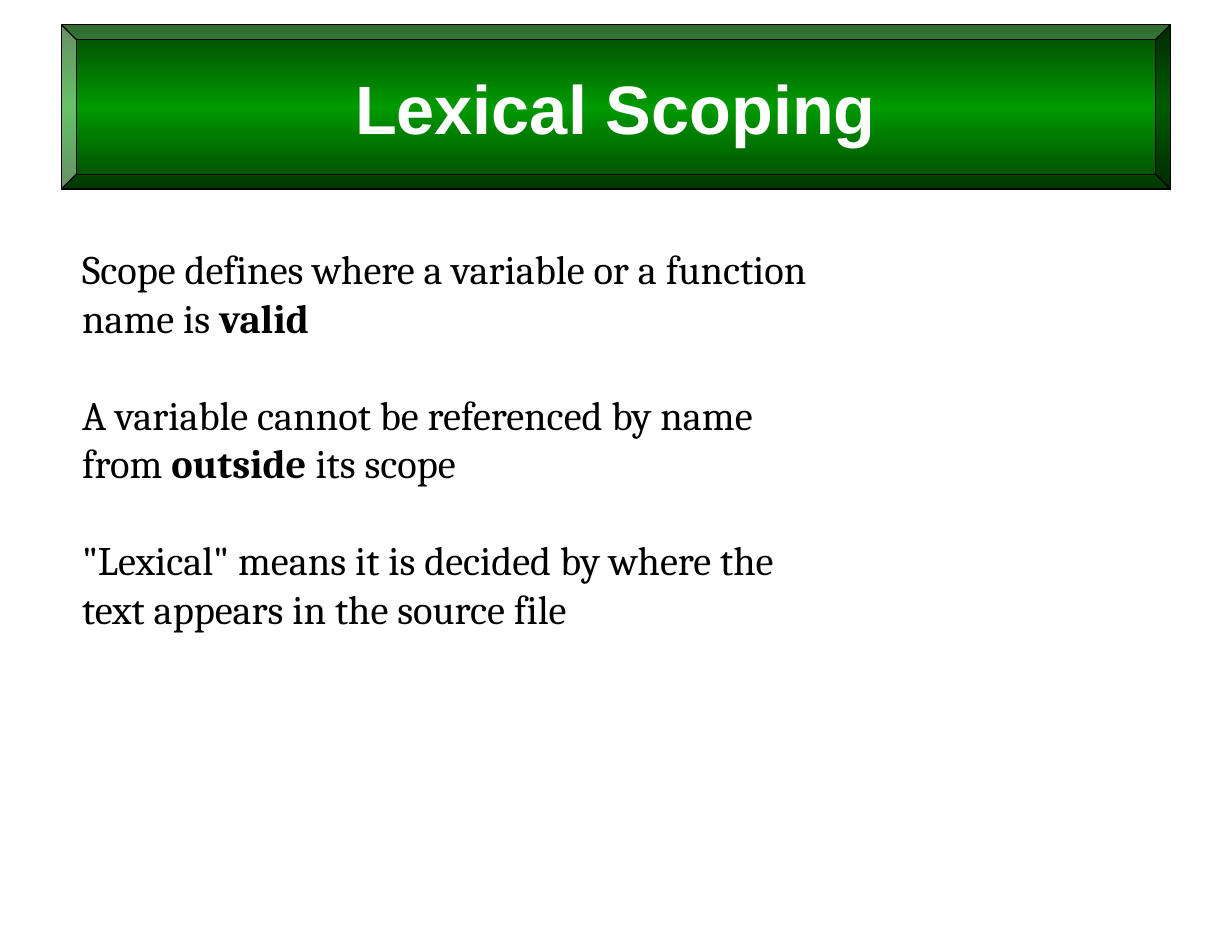
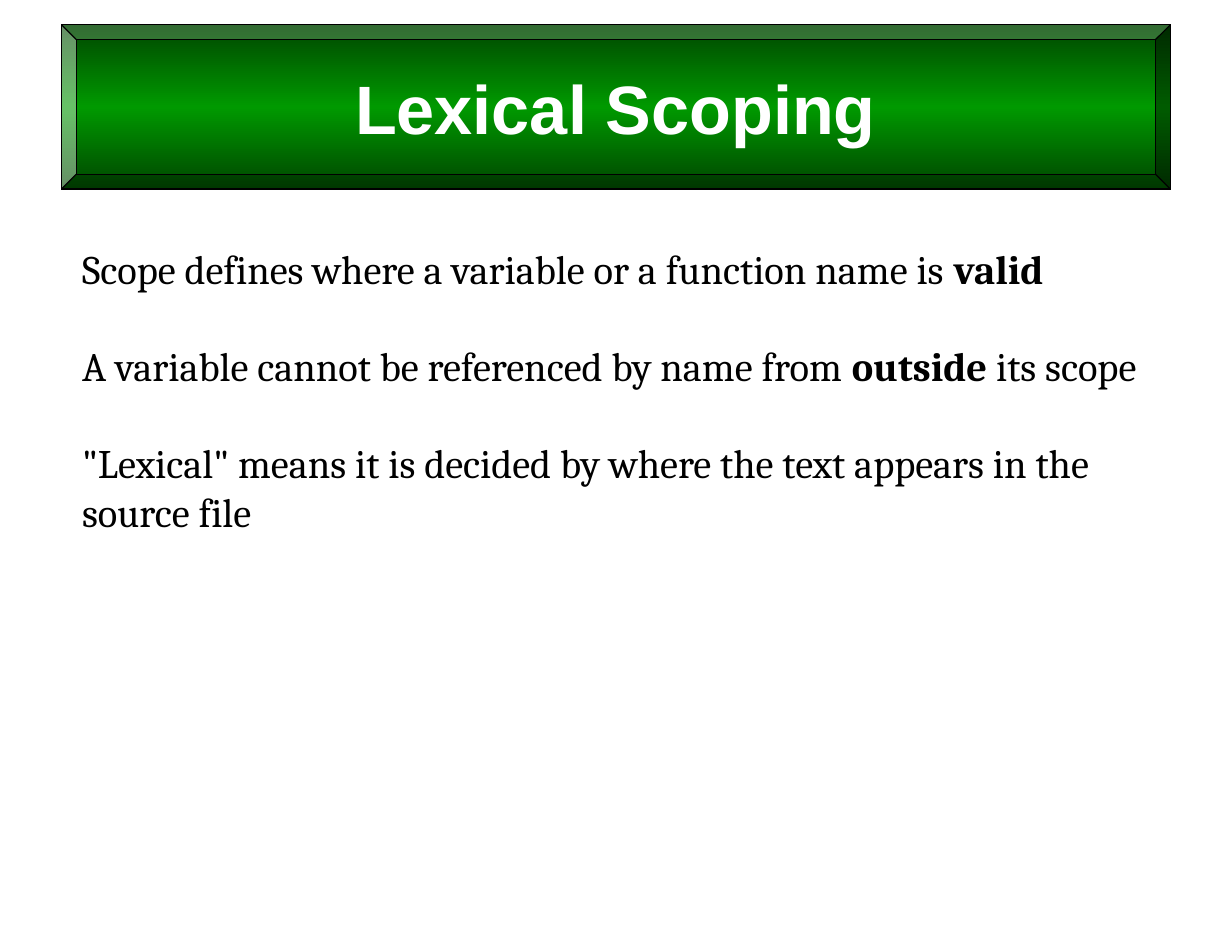
Before and after one commit to billswartz7/IntroToProgramming, a slide deck: slide 5 of Slides/L10_Scope-and-Persistence.pptx. Drawn at 1232x952 pixels with LibreOffice and Linux fonts; fonts in the diff are those of the drawing. Boxes give left, top, right and bottom in pixels: in the first picture for what was removed or moved away, otherwise in the second. Text is boxed around its words. In the diff, an @@ line names an element or a change of style, - is before the commit and + after.

```diff
--- a/Slides/L10_Scope-and-Persistence.pptx
+++ b/Slides/L10_Scope-and-Persistence.pptx
@@ text at (82, 255, 1136, 528): text changed @@
-Scope defines where a variable or a function
-name is valid
-A variable cannot be referenced by name
-from outside its scope
-"Lexical" means it is decided by where the
-text appears in the source file
+Scope defines where a variable or a function name is valid
+A variable cannot be referenced by name from outside its scope
+"Lexical" means it is decided by where the text appears in the source file
```
Also in this commit, not shown: 44 other slides changed, 6 slides added, 13 other files.
